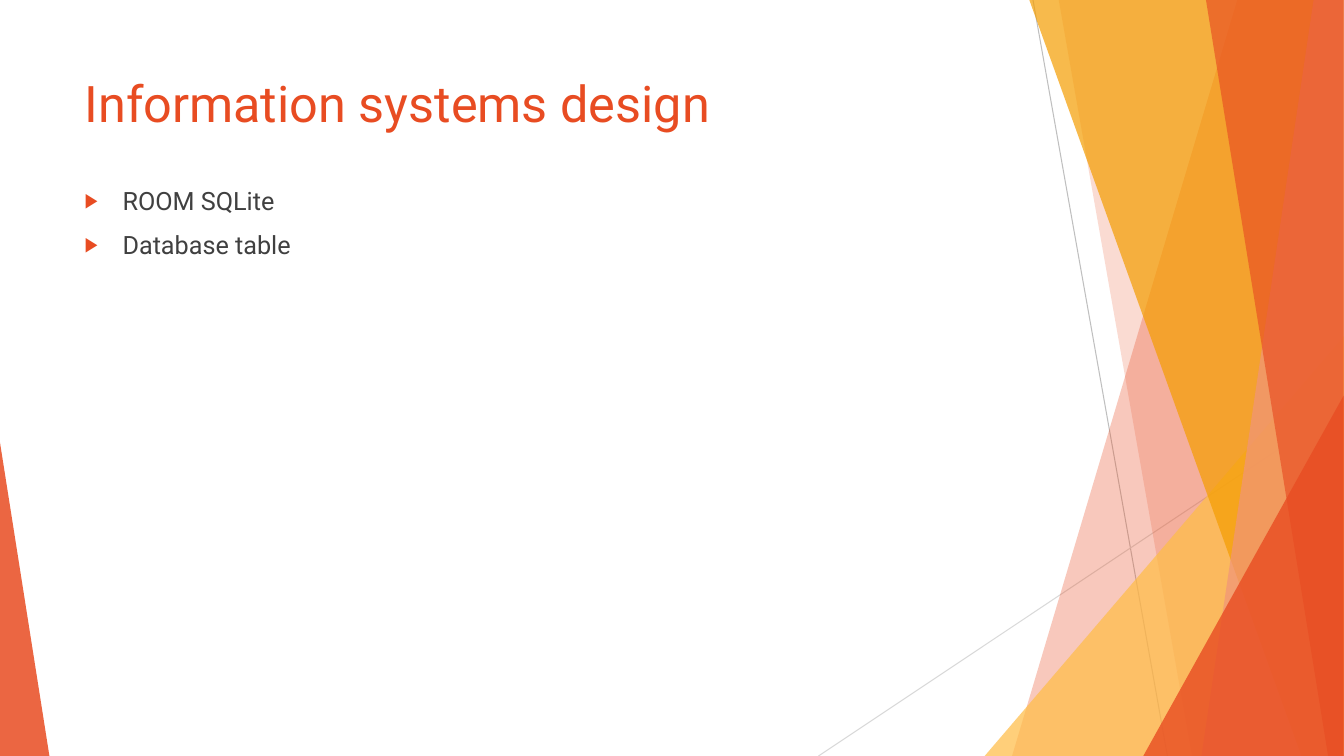
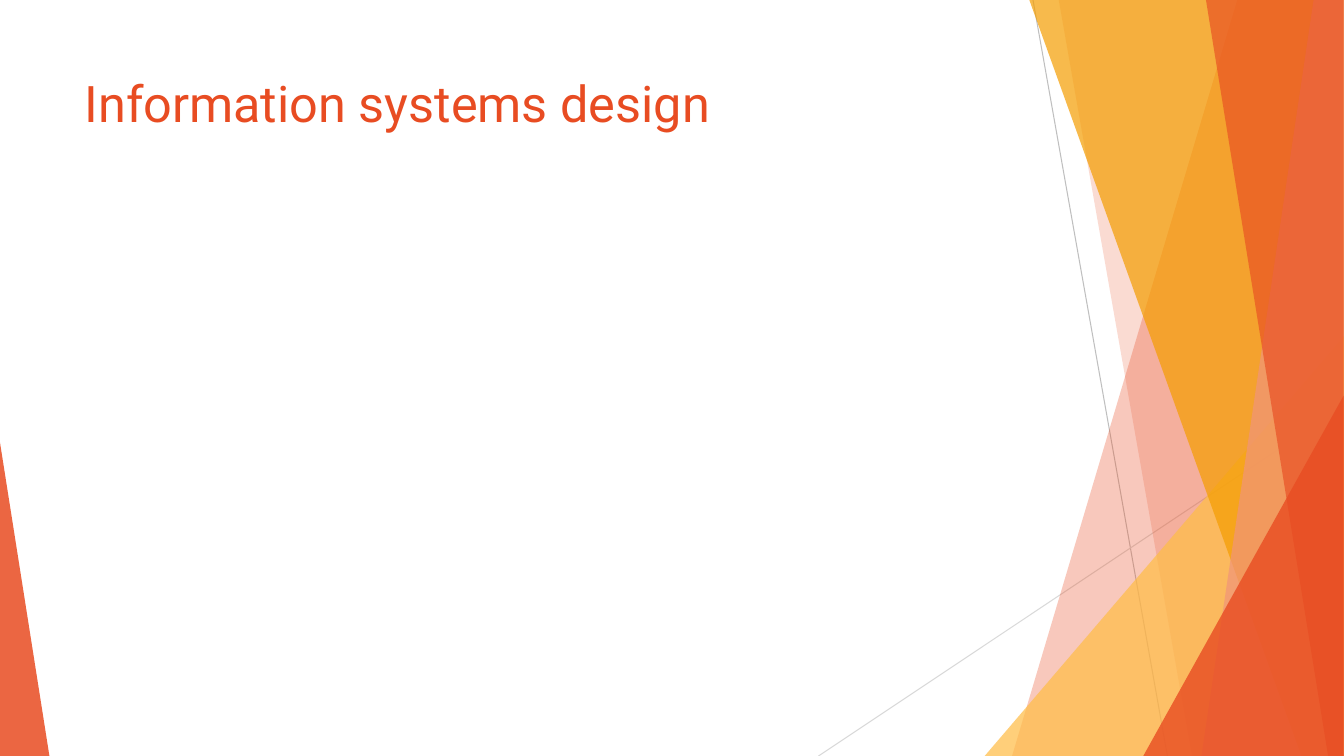
Before and after one commit to Foodies-cs262/client, a slide deck: slide 6 of Cheferone.pptx. Drawn at 1344x756 pixels with LibreOffice and Linux fonts; fonts in the diff are those of the drawing. Boxes give left, top, right and bottom in pixels: in the first picture for what was removed or moved away, otherwise in the second. Text is boxed around its words. In the diff, an @@ line names an element or a change of style, - is before the commit and + after.

```diff
--- a/Cheferone.pptx
+++ b/Cheferone.pptx
@@ text removed at [123,192,291,255] @@
-▶ ROOM SQLite
-▶ Database table
```
Also in this commit, not shown: 3 other slides changed, 3 slides added, 4 slides removed, 17 other files.
